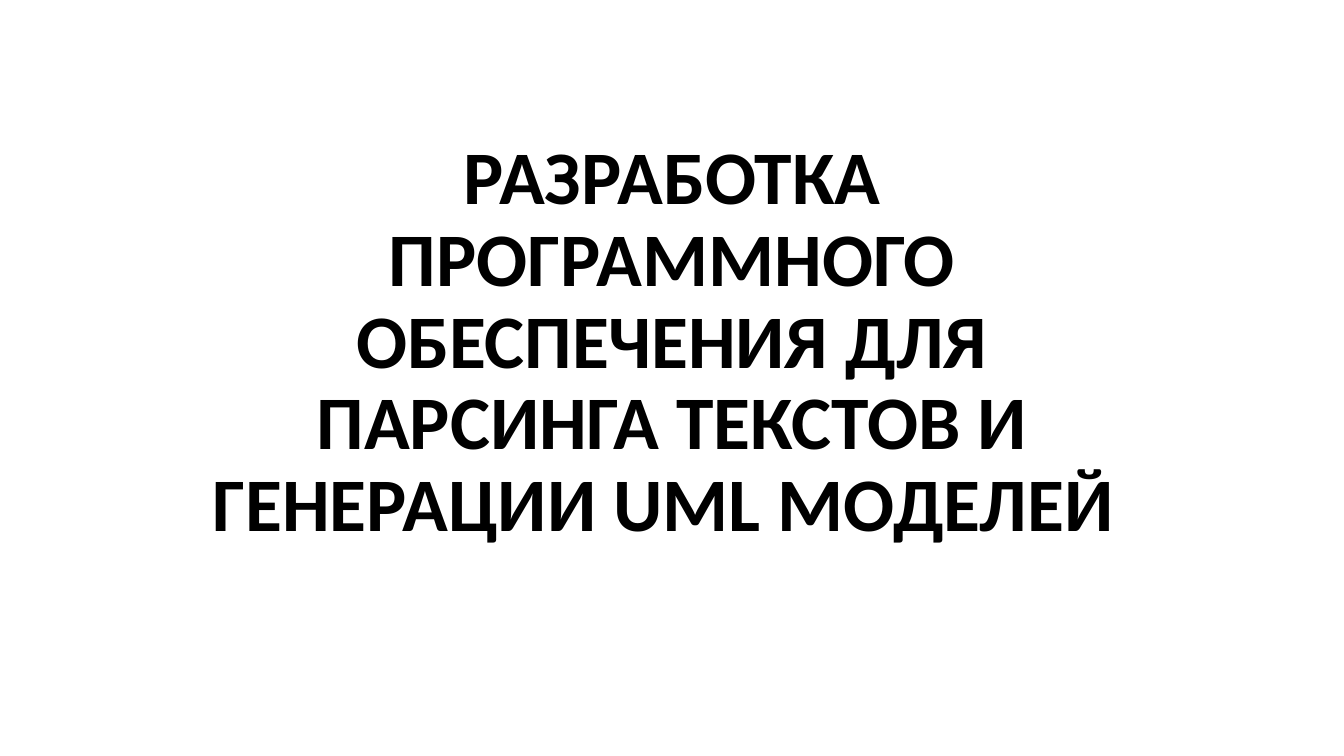
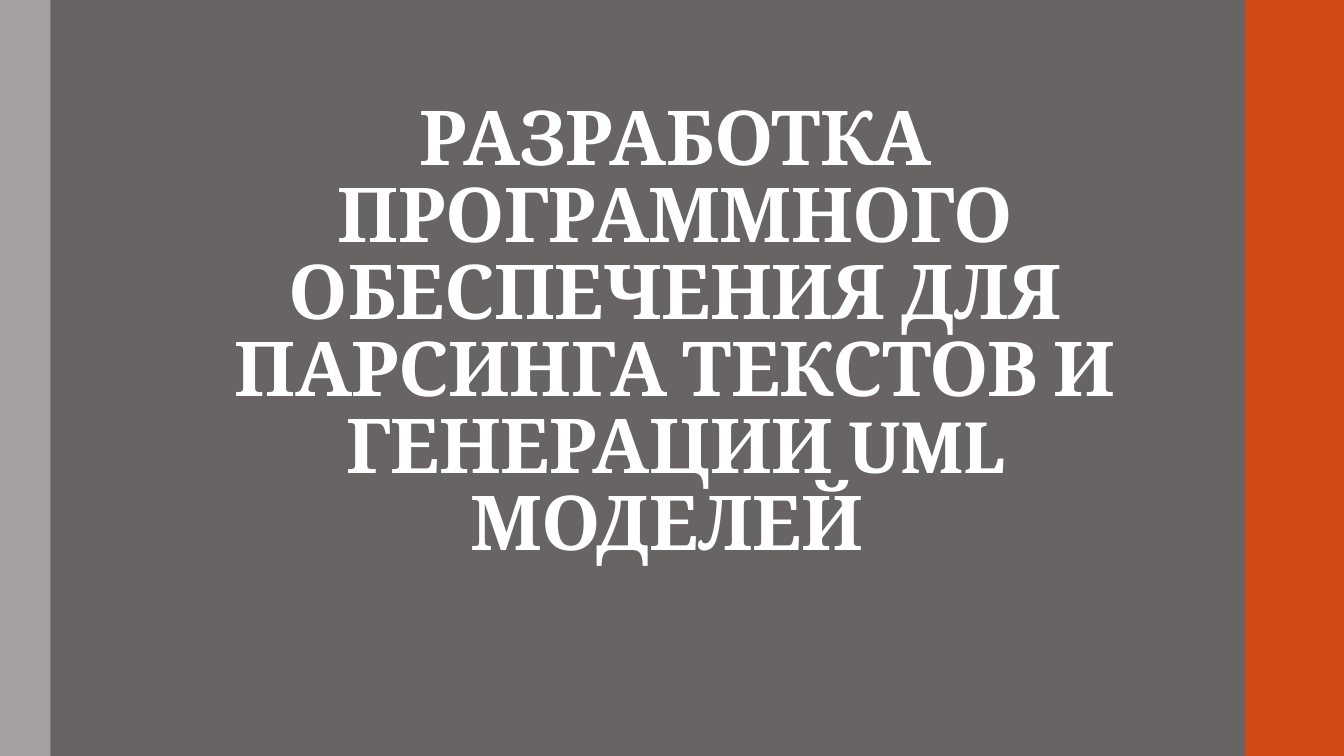
Before and after one commit to alexnodejs/onto-diploma, a slide deck: slide 1 of presentation/Moiseyenko_presentation.pptx. Drawn at 1344x756 pixels with LibreOffice and Linux fonts; fonts in the diff are those of the drawing. Boxes give left, top, right and bottom in pixels: in the first picture for what was removed or moved away, otherwise in the second. Text is boxed around its words. In the diff, an @@ line names an element or a change of style, - is before the commit and + after.

```diff
--- a/presentation/Moiseyenko_presentation.pptx
+++ b/presentation/Moiseyenko_presentation.pptx
@@ background #FFFFFF to #696464 @@
@@ rectangle added at <box>0,0,50,756</box>, fill #A6A1A1 @@
@@ rectangle added at <box>1245,0,1344,756</box>, fill #D34817 @@
@@ title "РАЗРАБОТКА ПРОГРАММНОГО ОБЕСПЕЧЕНИЯ ДЛЯ ПАРСИНГА ...": place and size @@
-title "РАЗРАБОТКА ПРОГРАММНОГО ОБЕСПЕЧЕНИЯ ДЛЯ ПАРСИНГА ..." at <box>213,154,1114,543</box>
+title "РАЗРАБОТКА ПРОГРАММНОГО ОБЕСПЕЧЕНИЯ ДЛЯ ПАРСИНГА ..." at <box>235,110,1116,566</box>
@@ title "РАЗРАБОТКА ПРОГРАММНОГО ОБЕСПЕЧЕНИЯ ДЛЯ ПАРСИНГА ..." at <box>235,110,1116,566</box>: font Calibri to Cambria, text colour #000000 to #FFFFFF, letter spacing 0 to -0.5 pt; line spacing 0.9 to 0.85 @@
```
Also in this commit, not shown: 19 other slides changed, 1 slide added, 1 slide removed.
